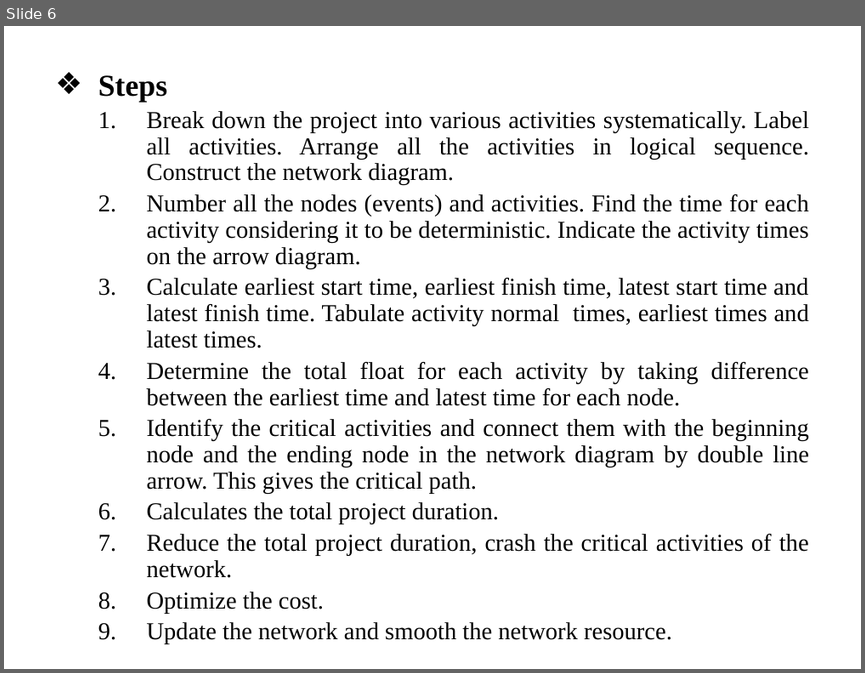
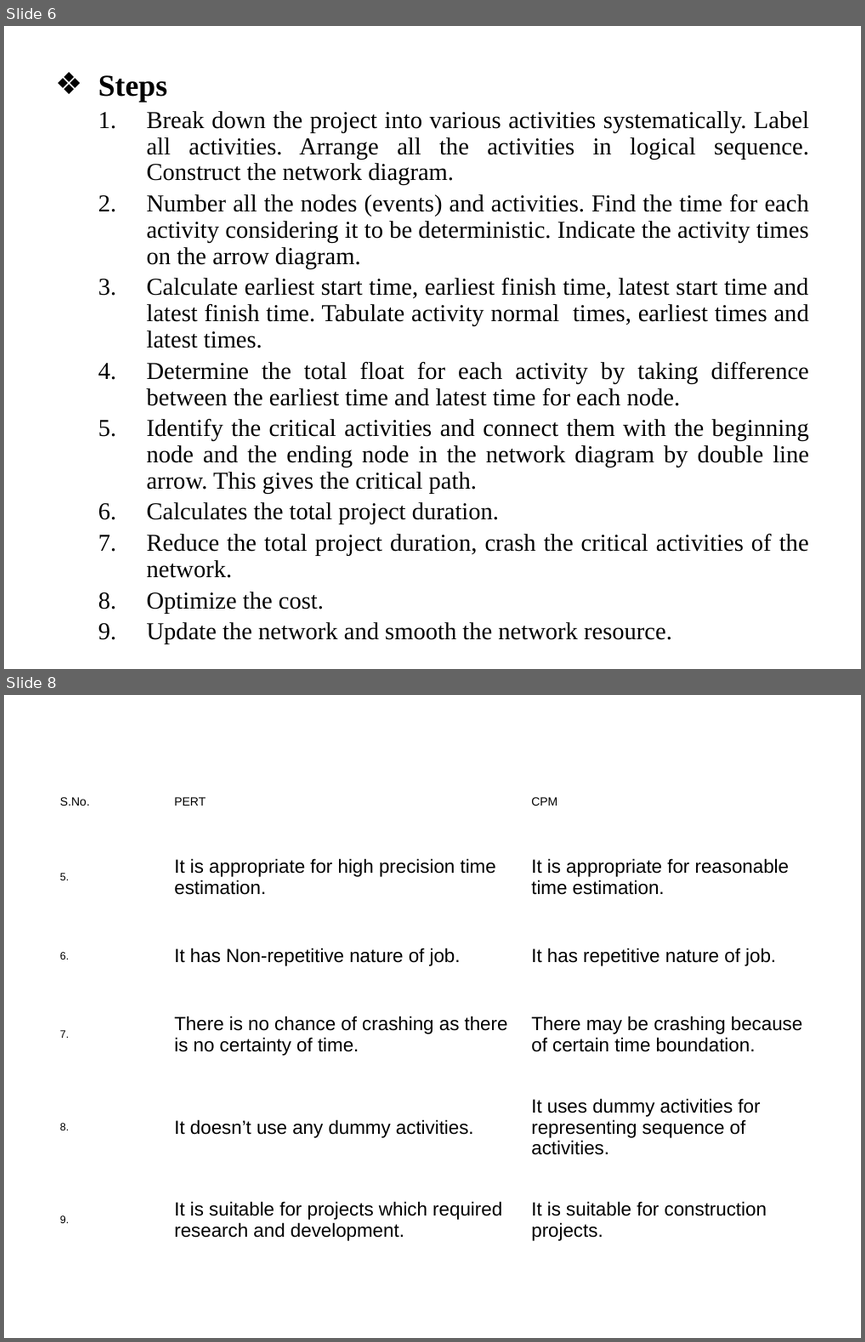
Before and after one commit to vk0810-k/College-B.Tech, a slide deck: Fourth Year/SEM VIII/IT Project Management - Prof. Asha Rawat/Ppt's/Unit 2.pptx. Shown one above the other, each under a label of ours: slide 6 before the commit, slides 6 and 8 after it; the slides between them are not shown. The pictures are 865x673 and 865x1342 pixels, drawn with LibreOffice and Linux fonts; fonts in the diff are those of the drawing. Boxes give left, top, right and bottom in pixels: in the first picture for what was removed or moved away, otherwise in the second. Text is boxed around its words. In the diff, an @@ line names an element or a change of style, - is before the commit and + after.

```diff
--- a/Fourth Year/SEM VIII/IT Project Management - Prof. Asha Rawat/Ppt's/Unit 2.pptx
+++ b/Fourth Year/SEM VIII/IT Project Management - Prof. Asha Rawat/Ppt's/Unit 2.pptx
@@ slide 8 added at (4, 695, 861, 1338), background #FFFFFF @@
@@ table added at (53, 774, 811, 1244), 6 rows, 3 columns @@
+S.No. | PERT | CPM
+5. | It is appropriate for high precision time estimation. | It is appropriate for reasonable time estimation.
+6. | It has Non-repetitive nature of job. | It has repetitive nature of job.
+7. | There is no chance of crashing as there is no certainty of time. | There may be crashing because of certain time boundation.
+8. | It doesn’t use any dummy activities. | It uses dummy activities for representing sequence of activities.
+9. | It is suitable for projects which required research and development. | It is suitable for construction projects.
```
Also in this commit, not shown: 36 other slides changed, 8 other slides added, 8 other files.
